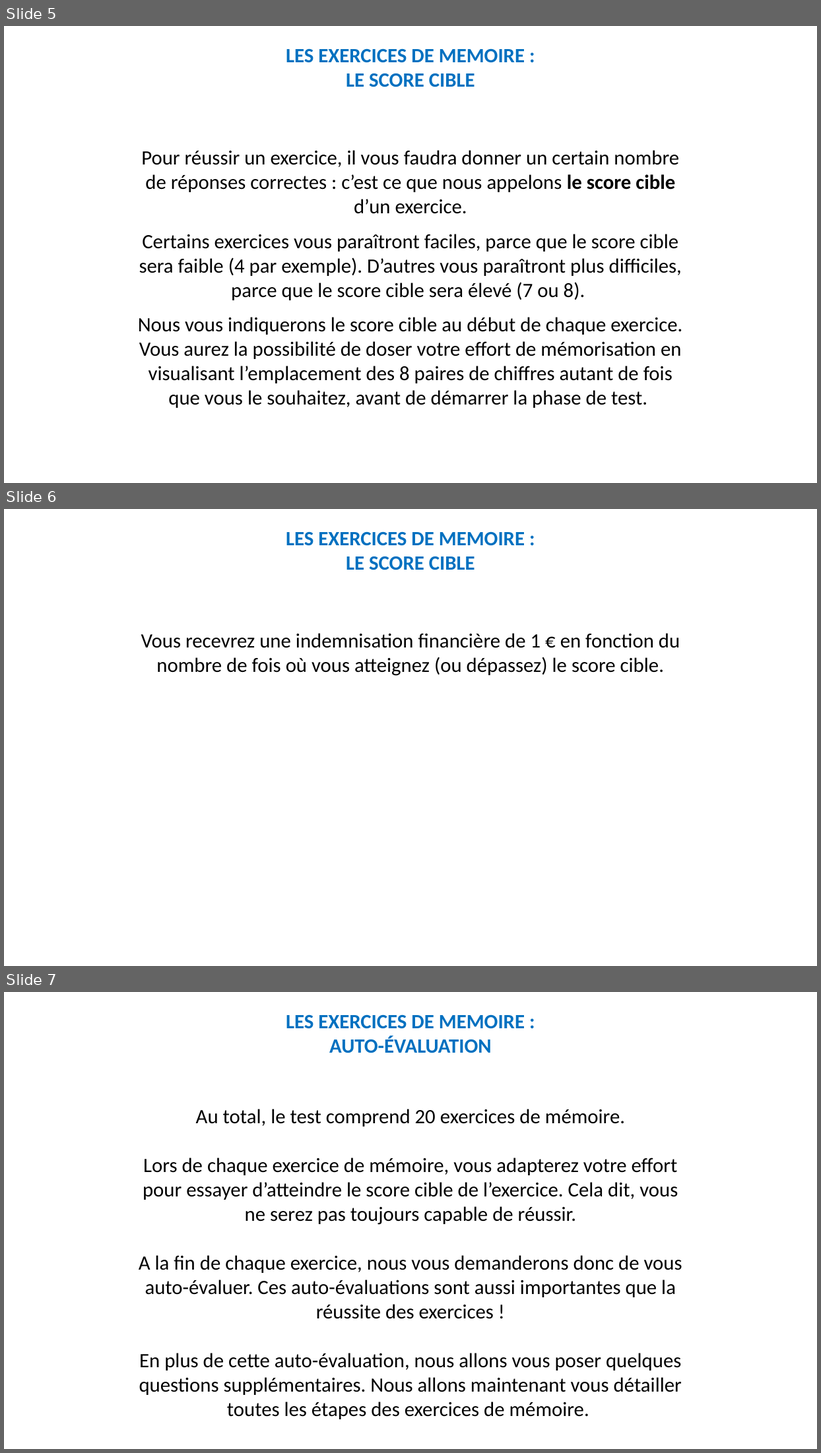
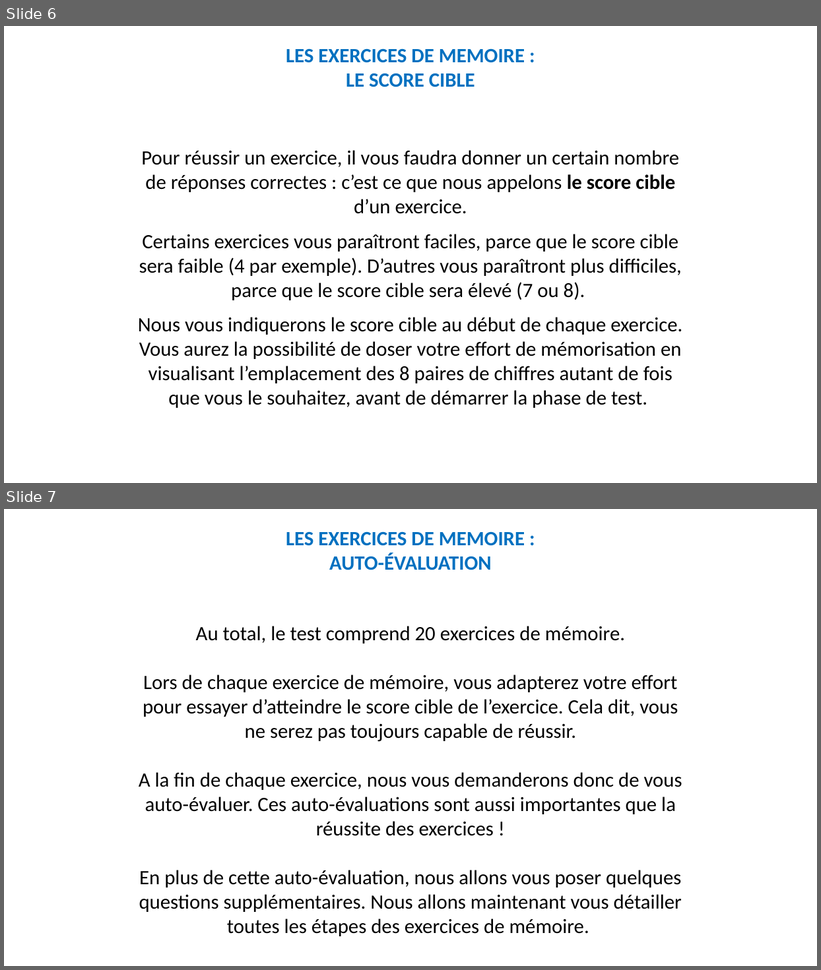
Before and after one commit to MBB-team/Online_Testing, a slide deck: src/SE_ELAN/Stimuli/Instructions_Rewarded.pptx. Shown one above the other, each under a label of ours: slides 5, 6 and 7 before the commit, slides 6 and 7 after it. The pictures are 821x1453 and 821x970 pixels, drawn with LibreOffice and Linux fonts; fonts in the diff are those of the drawing. Boxes give left, top, right and bottom in pixels: in the first picture for what was removed or moved away, otherwise in the second. Text is boxed around its words. In the diff, an @@ line names an element or a change of style, - is before the commit and + after.

```diff
--- a/src/SE_ELAN/Stimuli/Instructions_Rewarded.pptx
+++ b/src/SE_ELAN/Stimuli/Instructions_Rewarded.pptx
@@ slide 6 removed at [4,509,817,966], background #FFFFFF @@
@@ text removed at [286,531,525,570] @@
-LES EXERCICES DE MEMOIRE :
-LE SCORE CIBLE
@@ text removed at [141,633,680,676] @@
-Vous recevrez une indemnisation financière de 1 € en fonction du nombre de fois où vous atteignez (ou dépassez) le score cible.
@@ what was slide 5 is now slide 6 @@
```
Also in this commit, not shown: 2 slides changed, 1 slide added, 37 other files.
